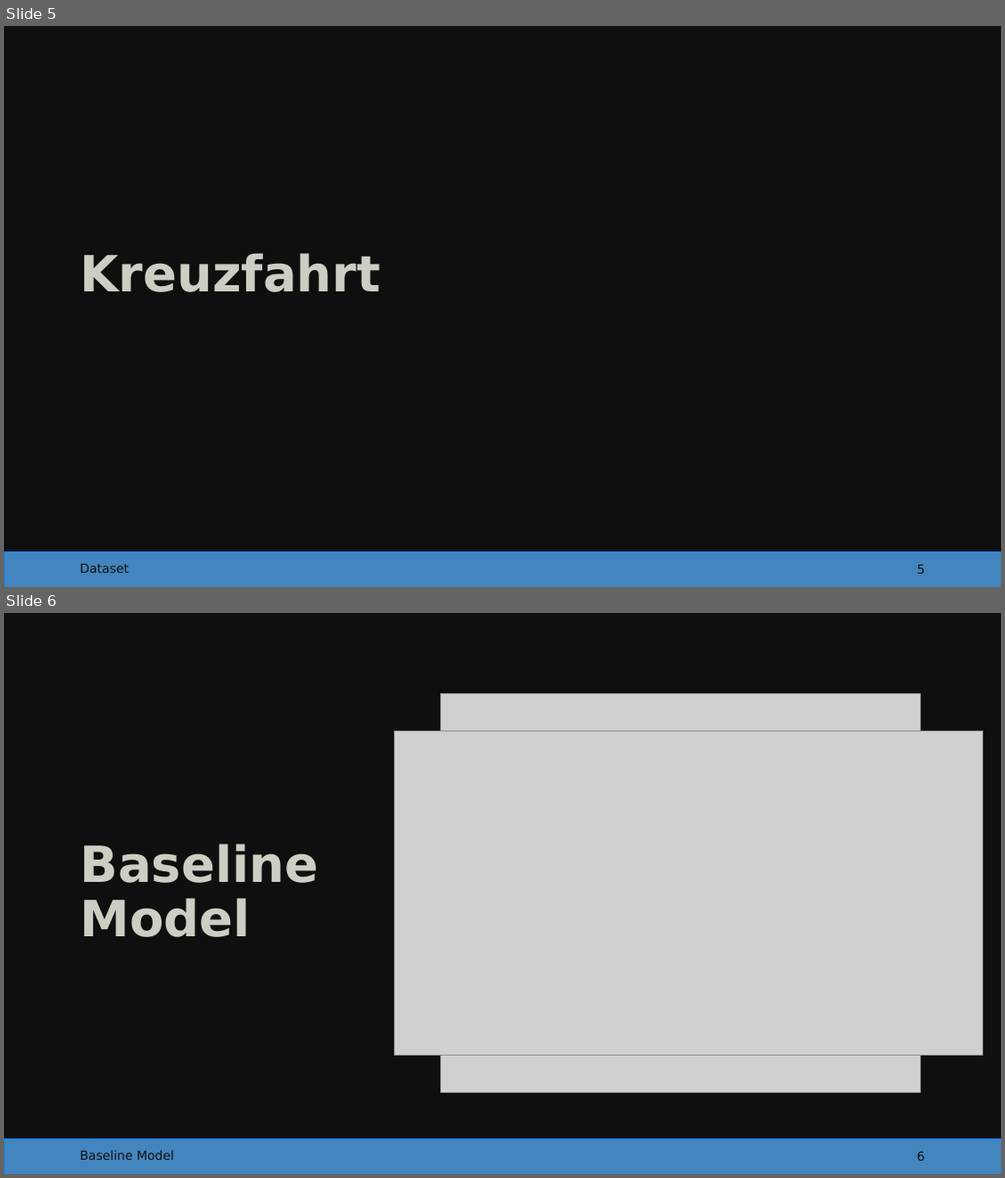
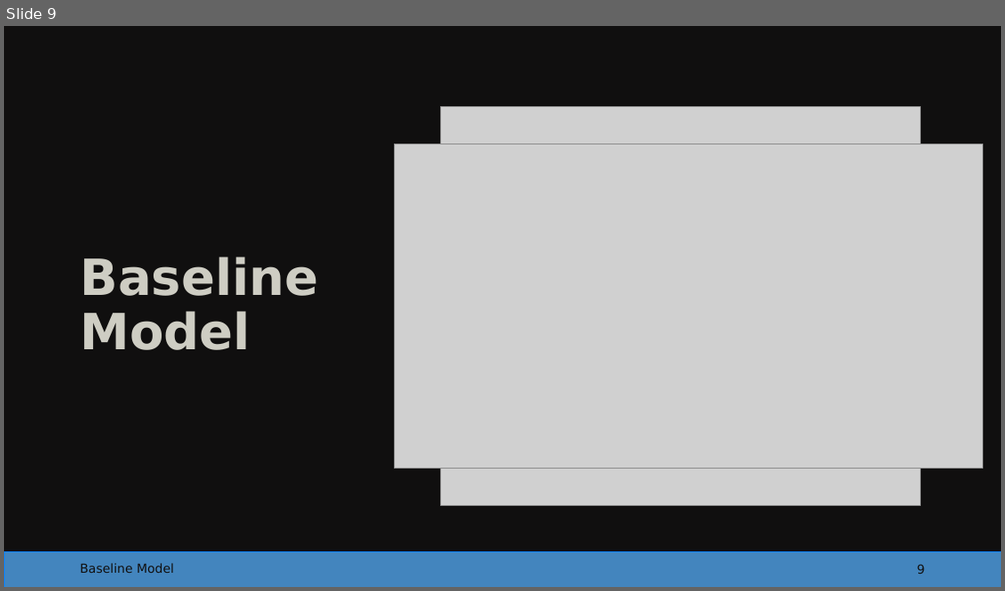
Before and after one commit to danielmeisinger/group-4, a slide deck: 4_Presentation/2024-01-09_presentation.pptx. Shown one above the other, each under a label of ours: slides 5 and 6 before the commit, slide 9 after it. The pictures are 1005x1178 and 1005x591 pixels, drawn with LibreOffice and Linux fonts; fonts in the diff are those of the drawing; grey boxes stand for pictures. Boxes give left, top, right and bottom in pixels: in the first picture for what was removed or moved away, otherwise in the second. Text is boxed around its words. In the diff, an @@ line names an element or a change of style, - is before the commit and + after.

```diff
--- a/4_Presentation/2024-01-09_presentation.pptx
+++ b/4_Presentation/2024-01-09_presentation.pptx
@@ slide 5 removed at <box>4,26,1001,587</box>, background #100F0F; not listed: 1 template element that a slide beside it also shows @@
@@ title removed at <box>81,253,381,292</box> @@
-Kreuzfahrt
@@ text removed at <box>80,564,129,572</box> @@
-Dataset
@@ page number removed at <box>917,564,925,573</box> @@
-5
@@ what was slide 6 is now slide 9 @@
@@ page number at <box>917,564,925,573</box>: text changed @@
-6
+9
```
Also in this commit, not shown: 4 slides changed, 6 slides added.
